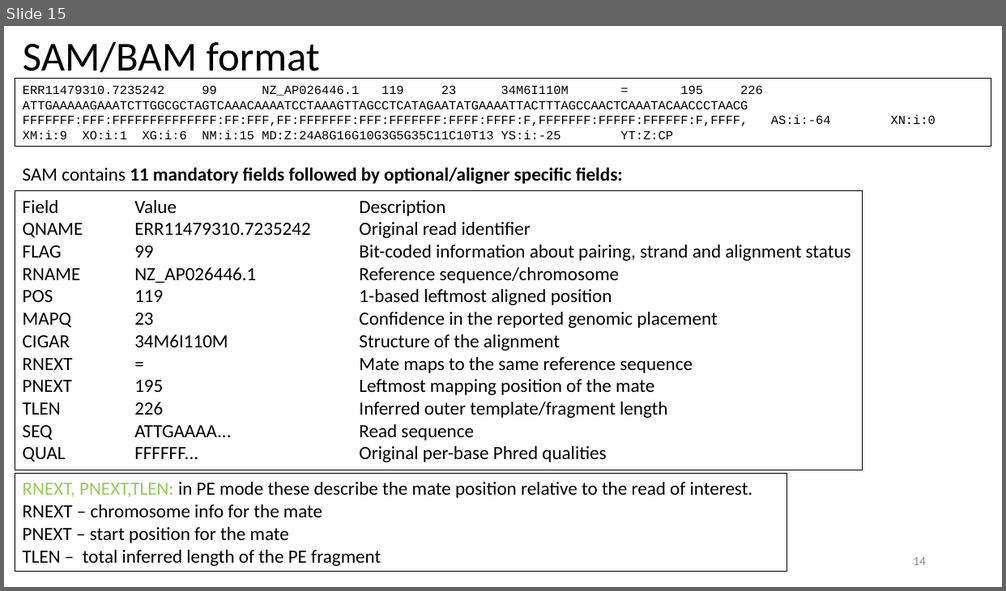
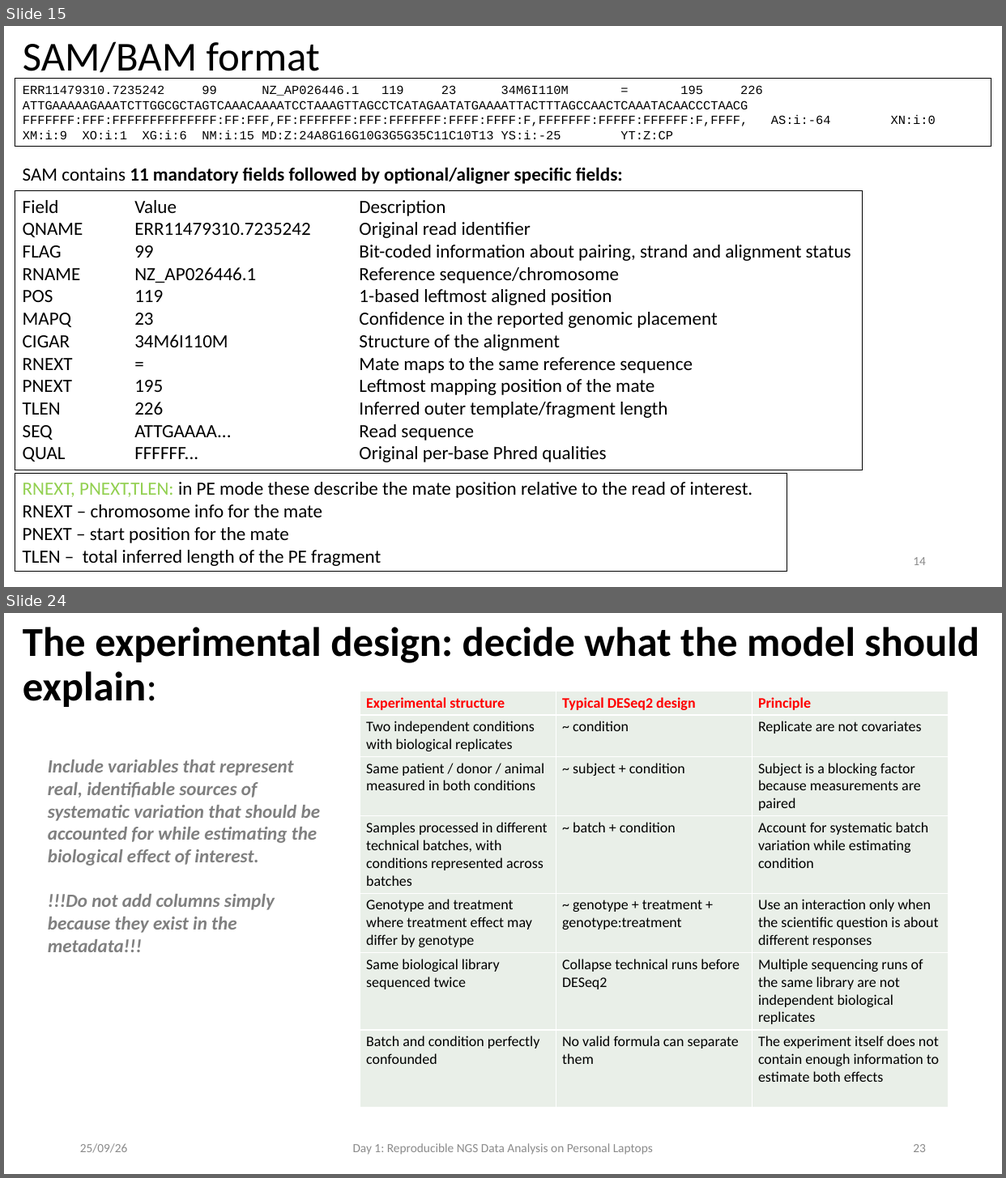
Before and after one commit to fgualdr/reproducible-ngs-workshop, a slide deck: power_point/Day2.pptx. Shown one above the other, each under a label of ours: slide 15 before the commit, slides 15 and 24 after it; the slides between them are not shown. The pictures are 1006x591 and 1006x1178 pixels, drawn with LibreOffice and Linux fonts; fonts in the diff are those of the drawing. Boxes give left, top, right and bottom in pixels: in the first picture for what was removed or moved away, otherwise in the second. Text is boxed around its words. In the diff, an @@ line names an element or a change of style, - is before the commit and + after.

```diff
--- a/power_point/Day2.pptx
+++ b/power_point/Day2.pptx
@@ slide 24 added at box(4, 613, 1002, 1174), background #FFFFFF @@
@@ title added at box(23, 627, 979, 707), 39.6 pt, text #000000, bold @@
+The experimental design: decide what the model should explain:
@@ table added at box(360, 692, 948, 1108), 7 rows, 3 columns @@
+Experimental structure | Typical DESeq2 design | Principle
+Two independent conditions with biological replicates | ~ condition | Replicate are not covariates
+Same patient / donor / animal measured in both conditions | ~ subject + condition | Subject is a blocking factor because measurements are paired
+Samples processed in different technical batches, with conditions represented across batches | ~ batch + condition | Account for systematic batch variation while estimating condition
+Genotype and treatment where treatment effect may differ by genotype | ~ genotype + treatment + genotype:treatment | Use an interaction only when the scientific question is about different responses
+Same biological library sequenced twice | Collapse technical runs before DESeq2 | Multiple sequencing runs of the same library are not independent biological replicates
+Batch and condition perfectly confounded | No valid formula can separate them | The experiment itself does not contain enough information to estimate both effects
@@ text added at box(48, 760, 321, 952), 18 pt, text #808080, bold, italic @@
+Include variables that represent real, identifiable sources of systematic variation that should be accounted for while estimating the biological effect of interest.
+!!!Do not add columns simply because they exist in the metadata!!!
@@ text added at box(80, 1144, 128, 1153), 12 pt, text #8C8C8C @@
+25/09/26
@@ text added at box(353, 1144, 653, 1155), 12 pt, text #8C8C8C @@
+Day 1: Reproducible NGS Data Analysis on Personal Laptops
@@ page number added at box(913, 1144, 926, 1152), 12 pt, text #8C8C8C @@
+23
```
Also in this commit, not shown: 20 slides changed, 7 other slides added, 40 other files.
